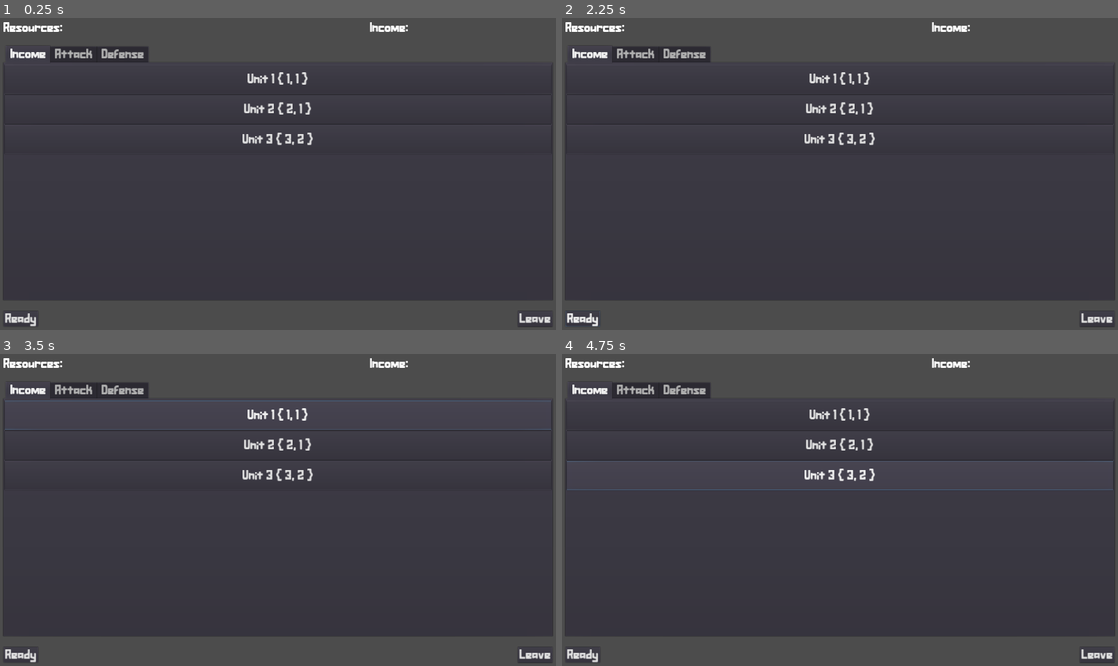
Above: before the commit, frames 1-4 (two rows, left to right).
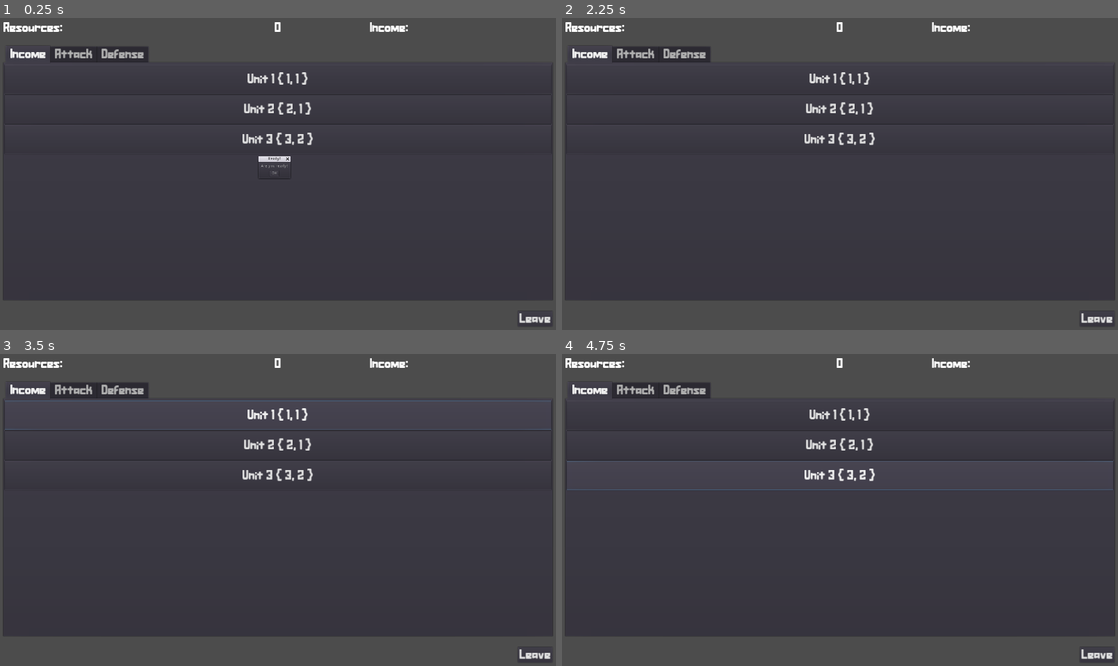
Above: after the commit, the same moments.

Repository: tducasse/poc-turn-based
Game: Godot game, scene res://Scenes/Game/Game.tscn
The game is run twice, just before and just after one commit, with the same random seed, the same clock (stepped at 60 frames per second) and the same inputs. This scene is started directly instead of the project's main scene.
Inputs (mouse positions are in pixels of both pictures, inside the frame that each line leads up to):
- Up to frame 1 (0.25 s): no input
- Up to frame 2 (2.25 s): click (584, 317) at 0.5 s, where only the run before the commit has a clickable "Ready"; click (584, 317) at 1.25 s, where only the run before the commit has a clickable "Ready"; click (834, 174) at 2 s, where only the run after the commit has a clickable "OK"
- Up to frame 3 (3.5 s): click "Unit 1 { 1, 1 }" at 2.75 s
- Up to frame 4 (4.75 s): click "Unit 2 { 2, 1 }" at 3.5 s; click "Unit 3 { 3, 2 }" at 4.25 s

The runs differ from the first frame. In frame 1, 0.3% of the frame differs, in the area x 0-53%, y 1-99%; in frame 2, 0.2%; in frame 3, 0.2%; in frame 4, 0.2%.

Commit message:
Handle next round and timer

Diff:
--- a/Globals/WS.gd
+++ b/Globals/WS.gd
@@ -18,6 +18,7 @@
 	"GAME__START_GAME": "game__start_game",
 	"GAME__INIT_GAME": "game__init_game",
 	"GAME__BUY_ITEM": "game__buy_item",
+	"GAME__NEXT_ROUND": "game__next_round",
 }
 
 # just because we call them dynamically and godot yells
@@ -33,6 +34,7 @@
 signal game__buy_item(value)
 signal game__start_game(value)
 signal game__init_game(value)
+signal game__next_round(value)
 
 # websocket internal events
 signal connected()
--- a/Scenes/Game/Game.gd
+++ b/Scenes/Game/Game.gd
@@ -2,6 +2,10 @@
 
 onready var resources_node = $VBoxContainer/TopLine/Resources
 onready var income_node = $VBoxContainer/TopLine/Income
+onready var timer_node = $VBoxContainer/TopLine/Timer
+onready var prep_timer = $PrepTimer
+onready var next_round_popup = $NextRoundPopup
+onready var ready_popup = $ReadyPopup
 
 var resources = 0
 var income = 0
@@ -12,7 +16,10 @@
 	_connection = WS.connect(WS.TYPES.GAME__BUY_ITEM, self, "_update_resources_income")
 	_connection = WS.connect(WS.TYPES.GAME__INIT_GAME, self, "_update_resources_income")
 	_connection = WS.connect(WS.TYPES.GAME__START_GAME, self, "_start_game")
+	_connection = WS.connect(WS.TYPES.GAME__NEXT_ROUND, self, "_start_next_round")
 	_connection = WS.connect(WS.TYPES.BACK_TO_LOBBY, self, "_back_to_lobby")
+	ready_popup.show()
+
 
 
 func _back_to_lobby(_value):
@@ -27,21 +34,36 @@
 func _update_resources_income(value):
 	income = value.income
 	resources = value.resources
-	update_node_text(resources_node, str(resources))
-	update_node_text(income_node, str(income))
+	update_node_text(resources_node, "Resource: " + str(resources))
+	update_node_text(income_node, "Income: " + str(income))
 
 
 func update_node_text(node, text):
 	node.text = text
 
 
-func _send_ready(_value):
-	WS.send_message(WS.TYPES.READY_GAME, true)
+func start_prepTimer():
+	prep_timer.start()
 
 
 func _start_game(_value):
-	print("game started")
+	prep_timer.start()
+
+func _process(_delta):
+	update_node_text(timer_node, str(round(prep_timer.time_left)))
 
 
-func _on_Ready_pressed():
+func _on_PrepTimer_timeout():
+	next_round_popup.show()
+
+
+func _start_next_round(_value):
+	prep_timer.start()
+
+
+func _on_AcceptDialog_confirmed():
+	WS.send_message(WS.TYPES.GAME__NEXT_ROUND, true)
+
+
+func _on_ReadyPopup_confirmed():
 	WS.send_message(WS.TYPES.READY_GAME, true)
--- a/Scenes/Game/Game.tscn
+++ b/Scenes/Game/Game.tscn
@@ -69,15 +69,8 @@
 margin_right = 1896.0
 margin_bottom = 1056.0
 
-[node name="Ready" type="Button" parent="VBoxContainer/Footer"]
-margin_right = 122.0
-margin_bottom = 55.0
-custom_fonts/font = ExtResource( 1 )
-text = "Ready"
-
 [node name="Pusher" type="Control" parent="VBoxContainer/Footer"]
-margin_left = 134.0
-margin_right = 1896.0
+margin_right = 1764.0
 margin_bottom = 55.0
 size_flags_horizontal = 3
 
@@ -87,5 +80,35 @@
 margin_bottom = 55.0
 custom_fonts/font = ExtResource( 1 )
 text = "Leave"
-[connection signal="pressed" from="VBoxContainer/Footer/Ready" to="." method="_on_Ready_pressed"]
+
+[node name="PrepTimer" type="Timer" parent="."]
+wait_time = 20.0
+one_shot = true
+
+[node name="NextRoundPopup" type="AcceptDialog" parent="."]
+margin_left = 840.0
+margin_top = 482.0
+margin_right = 1056.0
+margin_bottom = 574.0
+size_flags_horizontal = 4
+size_flags_vertical = 4
+popup_exclusive = true
+window_title = "Ready?"
+dialog_text = "Ready for the next round?
+
+Click here to earn your income!"
+
+[node name="ReadyPopup" type="AcceptDialog" parent="."]
+margin_left = 893.0
+margin_top = 499.0
+margin_right = 1003.0
+margin_bottom = 557.0
+size_flags_horizontal = 4
+size_flags_vertical = 4
+popup_exclusive = true
+window_title = "Ready?"
+dialog_text = "Are you ready?"
 [connection signal="pressed" from="VBoxContainer/Footer/Leave" to="." method="_on_Leave_pressed"]
+[connection signal="timeout" from="PrepTimer" to="." method="_on_PrepTimer_timeout"]
+[connection signal="confirmed" from="NextRoundPopup" to="." method="_on_AcceptDialog_confirmed"]
+[connection signal="confirmed" from="ReadyPopup" to="." method="_on_ReadyPopup_confirmed"]
Not shown, changed: server/package-lock.json
Not shown, changed: server/package.json
Not shown, changed: server/constants.js
Not shown, changed: server/controllers/game.js
Not shown, changed: server/rooms.js
Not shown, changed: server/util.js
